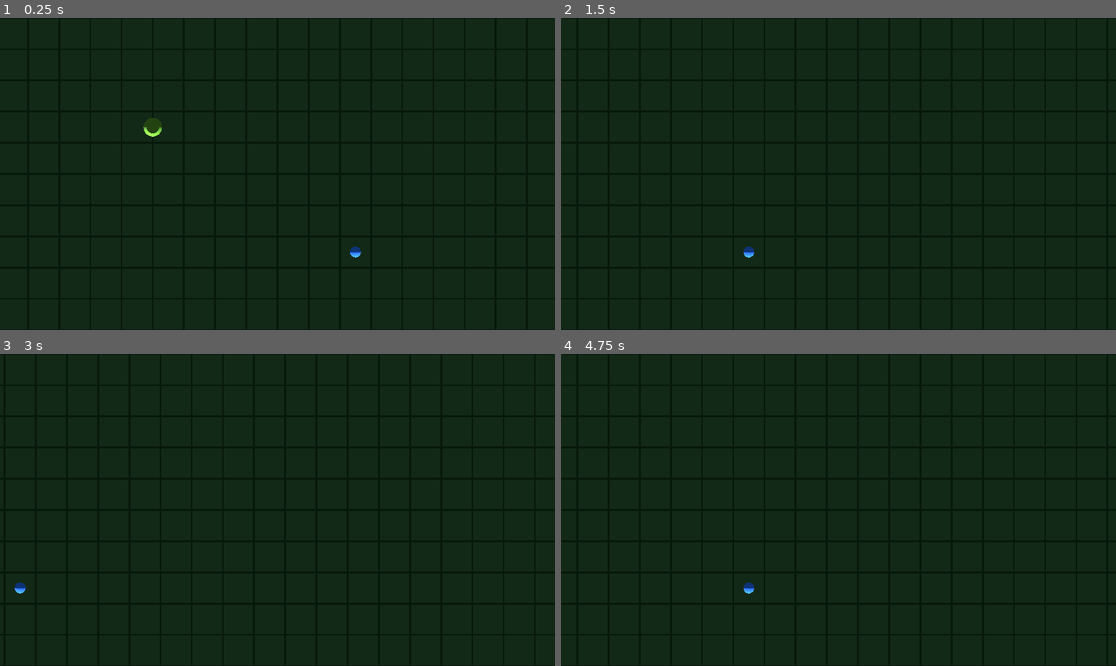
Above: before the commit, frames 1-4 (two rows, left to right).
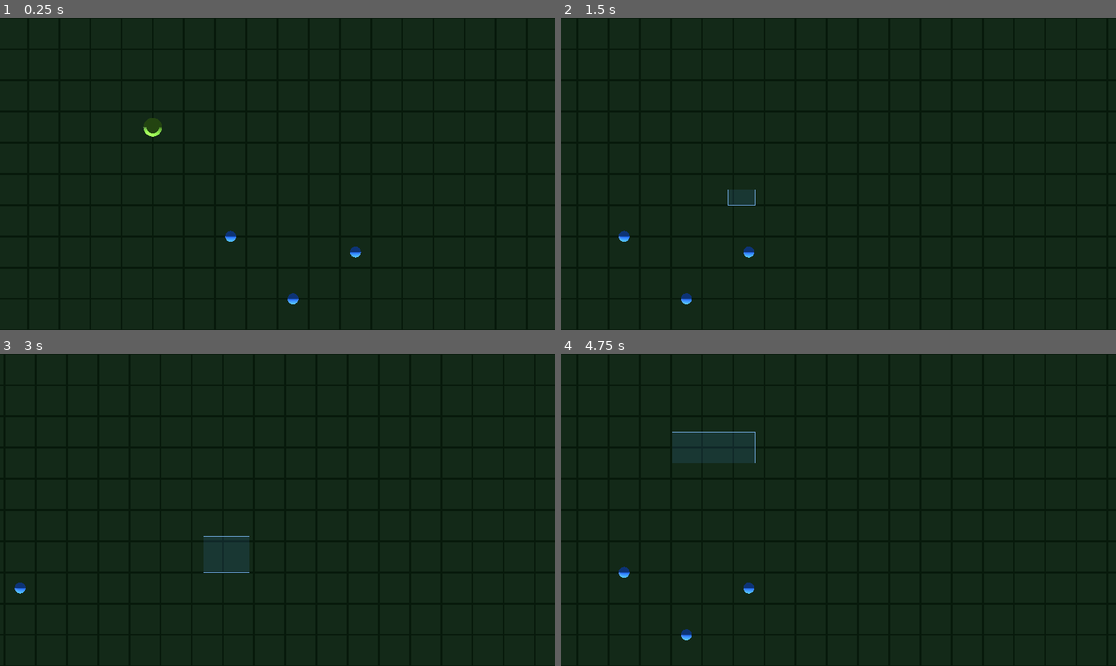
Above: after the commit, the same moments.

Repository: forsman5/sitka
Game: Godot game, scene res://scenes/world/world.tscn
Two runs of this game, one before a commit and one after it. Both use one fixed random seed, a clock stepped at 60 frames per second and the inputs below.
Inputs (mouse positions are in pixels of both pictures, inside the frame that each line leads up to):
- Up to frame 1 (0.25 s): no input
- Up to frame 2 (1.5 s): tap Enter at 0.5 s; move the mouse to (960, 158) at 0.52 s; hold Right (ui_right) 0.53-1.25 s; click (960, 158) at 0.67 s; drag from (727, 189) to (810, 236) at 1.27 s
- Up to frame 3 (3 s): move the mouse to (333, 441) at 2.02 s; hold Right (ui_right) 2.03-2.75 s; click (333, 441) at 2.17 s; drag from (249, 572) to (111, 463) at 2.77 s
- Up to frame 4 (4.75 s): move the mouse to (1005, 556) at 3.52 s; hold Left (ui_left) 3.53-4.25 s; click (1005, 556) at 3.67 s; drag from (672, 463) to (755, 432) at 4.27 s

The runs differ from the first frame. In frame 1, 0.1% of the frame differs, in the area x 40-54%, y 68-92%; in frame 2, 0.4%; in frame 3, 1.0%; in frame 4, 1.6%, in the area x 10-36%, y 24-92%.

Commit message:
Add click-and-drag box selection
All left-click input centralised in world.gd. Drag > 6px draws a
semi-transparent selection box (CanvasLayer Panel); on release, any
person whose screen position falls inside is selected. Single click
on a person selects it; single click on terrain moves selected persons.
Area3D on persons used only for manual raycast picking (no signal).
Spawns three persons to demo multi-select.

Co-Authored-By: Claude Sonnet 4.6 <noreply@anthropic.com>

Diff:
--- a/scenes/world/world.tscn
+++ b/scenes/world/world.tscn
@@ -1,10 +1,9 @@
 [gd_scene load_steps=17 format=3]
 
 [ext_resource type="Script" path="res://scripts/camera/rts_camera.gd" id="1_cam"]
-[ext_resource type="Script" path="res://scripts/world/terrain.gd" id="2_terrain"]
-[ext_resource type="Script" path="res://scripts/world/world.gd" id="3_world"]
-[ext_resource type="Script" path="res://scripts/entities/person.gd" id="4_person"]
-[ext_resource type="Script" path="res://scripts/entities/resource_node.gd" id="5_resource"]
+[ext_resource type="Script" path="res://scripts/world/world.gd" id="2_world"]
+[ext_resource type="Script" path="res://scripts/entities/person.gd" id="3_person"]
+[ext_resource type="Script" path="res://scripts/entities/resource_node.gd" id="4_resource"]
 
 [sub_resource type="Environment" id="Env_1"]
 background_mode = 1
@@ -69,8 +68,16 @@
 [sub_resource type="StandardMaterial3D" id="WoodMat_1"]
 albedo_color = Color(0.4, 0.65, 0.2, 1)
 
+[sub_resource type="StyleBoxFlat" id="SelectionStyle_1"]
+bg_color = Color(0.3, 0.6, 1.0, 0.12)
+border_width_left = 1
+border_width_top = 1
+border_width_right = 1
+border_width_bottom = 1
+border_color = Color(0.5, 0.75, 1.0, 0.9)
+
 [node name="World" type="Node3D"]
-script = ExtResource("3_world")
+script = ExtResource("2_world")
 
 [node name="WorldEnvironment" type="WorldEnvironment" parent="."]
 environment = SubResource("Env_1")
@@ -86,7 +93,6 @@
 [node name="Camera3D" type="Camera3D" parent="RTSCamera"]
 
 [node name="Terrain" type="StaticBody3D" parent="."]
-script = ExtResource("2_terrain")
 
 [node name="MeshInstance3D" type="MeshInstance3D" parent="Terrain"]
 mesh = SubResource("PlaneMesh_1")
@@ -110,11 +116,47 @@
 [node name="CollisionShape3D" type="CollisionShape3D" parent="Person/Area3D"]
 shape = SubResource("CapsuleShape_1")
 
+[node name="Person2" type="Node3D" parent="."]
+position = Vector3(-3, 0, 4)
+script = ExtResource("3_person")
+
+[node name="MeshInstance3D" type="MeshInstance3D" parent="Person2"]
+position = Vector3(0, 0.9, 0)
+mesh = SubResource("CapsuleMesh_1")
+surface_material_override/0 = SubResource("PersonMat_1")
+
+[node name="Area3D" type="Area3D" parent="Person2"]
+position = Vector3(0, 0.9, 0)
+
+[node name="CollisionShape3D" type="CollisionShape3D" parent="Person2/Area3D"]
+shape = SubResource("CapsuleShape_1")
+
+[node name="Person3" type="Node3D" parent="."]
+position = Vector3(1, 0, 8)
+script = ExtResource("3_person")
+
+[node name="MeshInstance3D" type="MeshInstance3D" parent="Person3"]
+position = Vector3(0, 0.9, 0)
+mesh = SubResource("CapsuleMesh_1")
+surface_material_override/0 = SubResource("PersonMat_1")
+
+[node name="Area3D" type="Area3D" parent="Person3"]
+position = Vector3(0, 0.9, 0)
+
+[node name="CollisionShape3D" type="CollisionShape3D" parent="Person3/Area3D"]
+shape = SubResource("CapsuleShape_1")
+
 [node name="ResourceNode" type="Node3D" parent="."]
 position = Vector3(-8, 0, -3)
-script = ExtResource("5_resource")
+script = ExtResource("4_resource")
 
 [node name="MeshInstance3D" type="MeshInstance3D" parent="ResourceNode"]
 position = Vector3(0, 1, 0)
 mesh = SubResource("CylinderMesh_1")
 surface_material_override/0 = SubResource("WoodMat_1")
+
+[node name="SelectionUI" type="CanvasLayer" parent="."]
+
+[node name="SelectionBox" type="Panel" parent="SelectionUI"]
+visible = false
+theme_override_styles/panel = SubResource("SelectionStyle_1")
--- a/scripts/entities/person.gd
+++ b/scripts/entities/person.gd
@@ -6,7 +6,6 @@
 var _target: Vector3
 
 @onready var _mesh: MeshInstance3D = $MeshInstance3D
-@onready var _area: Area3D = $Area3D
 
 var _mat_normal: Material
 var _mat_selected: StandardMaterial3D
@@ -17,7 +16,6 @@
 	_mat_normal = _mesh.get_surface_override_material(0)
 	_mat_selected = StandardMaterial3D.new()
 	_mat_selected.albedo_color = Color(1.0, 0.85, 0.0)
-	_area.input_event.connect(_on_area_input)
 
 func _process(delta: float) -> void:
 	var flat_target := Vector3(_target.x, global_position.y, _target.z)
@@ -27,8 +25,6 @@
 func move_to(world_pos: Vector3) -> void:
 	_target = world_pos
 
-func _on_area_input(_camera: Node, event: InputEvent, _pos: Vector3, _normal: Vector3, _shape_idx: int) -> void:
-	if event is InputEventMouseButton and event.pressed and event.button_index == MOUSE_BUTTON_LEFT:
-		selected = !selected
-		_mesh.set_surface_override_material(0, _mat_selected if selected else _mat_normal)
-		get_viewport().set_input_as_handled()
+func set_selected(value: bool) -> void:
+	selected = value
+	_mesh.set_surface_override_material(0, _mat_selected if selected else _mat_normal)
--- a/scripts/world/world.gd
+++ b/scripts/world/world.gd
@@ -1,11 +1,99 @@
 extends Node3D
 
-@onready var _terrain: StaticBody3D = $Terrain
+const DRAG_THRESHOLD := 6.0
 
-func _ready() -> void:
-	_terrain.world_clicked.connect(_on_world_clicked)
+var _drag_start := Vector2.ZERO
+var _dragging := false
 
-func _on_world_clicked(world_pos: Vector3) -> void:
-	for person in get_tree().get_nodes_in_group("persons"):
-		if person.selected:
-			person.move_to(world_pos)
+@onready var _selection_box: Panel = $SelectionUI/SelectionBox
+
+func _unhandled_input(event: InputEvent) -> void:
+	if event is InputEventMouseButton and event.button_index == MOUSE_BUTTON_LEFT:
+		if event.pressed:
+			_drag_start = event.position
+			_dragging = false
+		else:
+			_finish_input(event.position)
+			get_viewport().set_input_as_handled()
+	elif event is InputEventMouseMotion and Input.is_mouse_button_pressed(MOUSE_BUTTON_LEFT):
+		if event.position.distance_to(_drag_start) > DRAG_THRESHOLD:
+			_dragging = true
+		if _dragging:
+			_update_selection_box(event.position)
+			get_viewport().set_input_as_handled()
+
+func _finish_input(screen_pos: Vector2) -> void:
+	if _dragging:
+		_finish_box_select(screen_pos)
+	else:
+		_handle_single_click(screen_pos)
+	_selection_box.visible = false
+	_dragging = false
+
+func _handle_single_click(screen_pos: Vector2) -> void:
+	var person := _get_person_at(screen_pos)
+	if person != null:
+		_deselect_all()
+		person.set_selected(true)
+	elif _any_selected():
+		var pos := _raycast_y0(screen_pos)
+		if pos != Vector3.INF:
+			for p: Node3D in get_tree().get_nodes_in_group("persons"):
+				if p.selected:
+					p.move_to(pos)
+	else:
+		_deselect_all()
+
+func _finish_box_select(end_pos: Vector2) -> void:
+	var rect := Rect2(_drag_start, end_pos - _drag_start).abs()
+	_deselect_all()
+	var camera := get_viewport().get_camera_3d()
+	for person: Node3D in get_tree().get_nodes_in_group("persons"):
+		var screen_pos := camera.unproject_position(person.global_position + Vector3(0, 0.9, 0))
+		if rect.has_point(screen_pos):
+			person.set_selected(true)
+
+func _update_selection_box(current_pos: Vector2) -> void:
+	_selection_box.visible = true
+	var abs_rect := Rect2(_drag_start, current_pos - _drag_start).abs()
+	_selection_box.position = abs_rect.position
+	_selection_box.size = abs_rect.size
+
+func _deselect_all() -> void:
+	for p: Node3D in get_tree().get_nodes_in_group("persons"):
+		p.set_selected(false)
+
+func _any_selected() -> bool:
+	for p: Node3D in get_tree().get_nodes_in_group("persons"):
+		if p.selected:
+			return true
+	return false
+
+func _get_person_at(screen_pos: Vector2) -> Node3D:
+	var camera := get_viewport().get_camera_3d()
+	var space := get_world_3d().direct_space_state
+	var from := camera.project_ray_origin(screen_pos)
+	var to := from + camera.project_ray_normal(screen_pos) * 1000.0
+	var query := PhysicsRayQueryParameters3D.create(from, to)
+	query.collide_with_areas = true
+	query.collide_with_bodies = false
+	var result := space.intersect_ray(query)
+	if result.is_empty():
+		return null
+	var collider: Object = result.get("collider")
+	if collider is Area3D:
+		var parent: Node = (collider as Area3D).get_parent()
+		if parent.is_in_group("persons"):
+			return parent
+	return null
+
+func _raycast_y0(screen_pos: Vector2) -> Vector3:
+	var camera := get_viewport().get_camera_3d()
+	var origin := camera.project_ray_origin(screen_pos)
+	var dir := camera.project_ray_normal(screen_pos)
+	if absf(dir.y) < 0.0001:
+		return Vector3.INF
+	var t := -origin.y / dir.y
+	if t < 0.0:
+		return Vector3.INF
+	return origin + dir * t
Not shown: 1 places in scenes/world/world.tscn that only renumber resources
Not shown, added: CLAUDE.md
